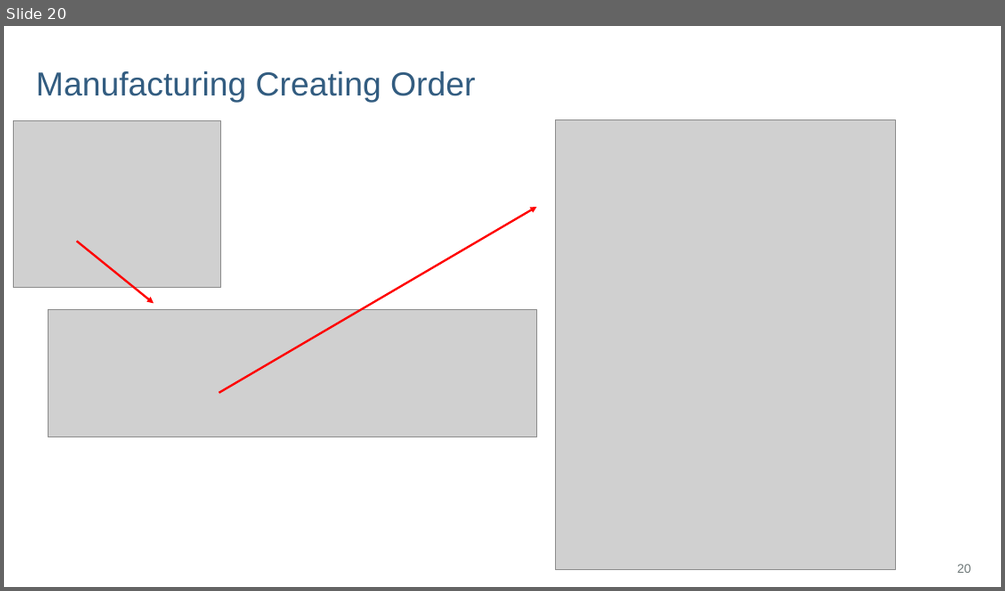
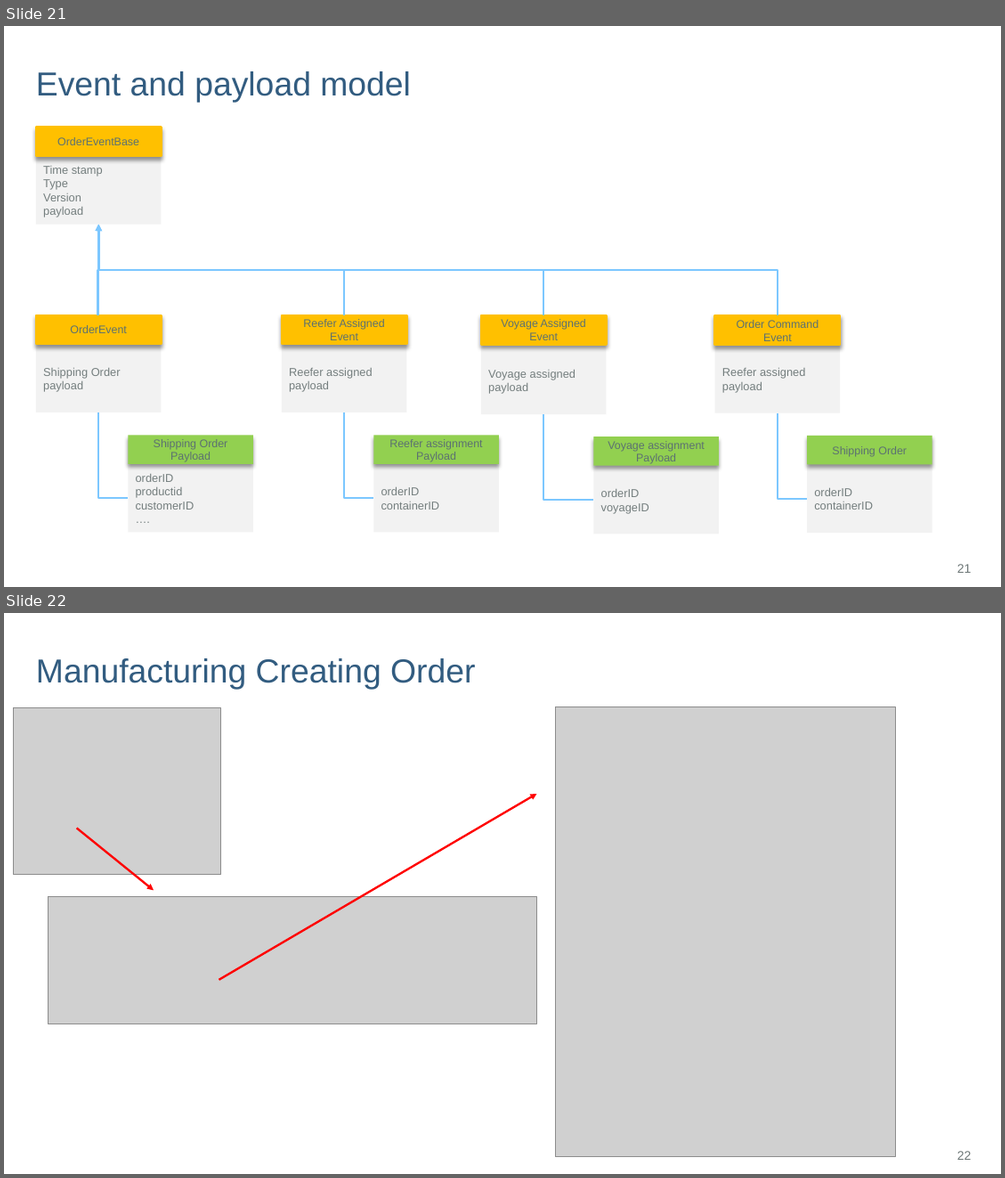
Before and after one commit to matthewpwilson/refarch-kc-order-ms, a slide deck: kc-order-diagrams.pptx. Shown one above the other, each under a label of ours: slide 20 before the commit, slides 21 and 22 after it. The pictures are 1005x591 and 1005x1178 pixels, drawn with LibreOffice and Linux fonts; fonts in the diff are those of the drawing; grey boxes stand for pictures; background and template pictures are left out. Boxes give left, top, right and bottom in pixels: in the first picture for what was removed or moved away, otherwise in the second. Text is boxed around its words. In the diff, an @@ line names an element or a change of style, - is before the commit and + after.

```diff
--- a/kc-order-diagrams.pptx
+++ b/kc-order-diagrams.pptx
@@ slide 21 added at bbox=[4, 26, 1001, 587], background #FFFFFF @@
@@ title added at bbox=[36, 71, 411, 103], 32 pt, text #325C80 @@
+Event and payload model
@@ rectangle added at bbox=[36, 127, 161, 156], fill #FFC000, outline #FFC000 2 pt, 10.7 pt, text #5C7171 @@
+OrderEventBase
@@ rectangle added at bbox=[36, 156, 161, 224], fill #F2F2F2, 11 pt, text #747E7E @@
+Time stamp
+Type
+Version
+payload
@@ elbow arrow added from (98, 315) to (99, 224), #7CC7FF 2 pt @@
@@ elbow arrow added from (344, 315) to (98, 224), #7CC7FF 2 pt @@
@@ elbow arrow added from (777, 315) to (98, 224), #7CC7FF 2 pt @@
@@ elbow arrow added from (544, 315) to (98, 224), #7CC7FF 2 pt @@
@@ rectangle added at bbox=[36, 315, 161, 345], fill #FFC000, outline #FFC000 2 pt, 10.7 pt, text #5C7171 @@
+OrderEvent
@@ rectangle added at bbox=[282, 315, 406, 345], fill #FFC000, outline #FFC000 2 pt, 10.7 pt, text #5C7171 @@
+Reefer Assigned Event
@@ rectangle added at bbox=[481, 315, 606, 345], fill #FFC000, outline #FFC000 2 pt, 10.7 pt, text #5C7171 @@
+Voyage Assigned Event
@@ rectangle added at bbox=[715, 315, 840, 345], fill #FFC000, outline #FFC000 2 pt, 10.7 pt, text #5C7171 @@
+Order Command Event
@@ rectangle added at bbox=[36, 344, 161, 412], fill #F2F2F2, 11 pt, text #747E7E @@
+Shipping Order payload
@@ rectangle added at bbox=[282, 344, 406, 412], fill #F2F2F2, 11 pt, text #747E7E @@
+Reefer assigned payload
@@ rectangle added at bbox=[715, 345, 840, 412], fill #F2F2F2, 11 pt, text #747E7E @@
+Reefer assigned payload
@@ rectangle added at bbox=[481, 346, 606, 414], fill #F2F2F2, 11 pt, text #747E7E @@
+Voyage assigned payload
@@ elbow line added from (98, 412) to (128, 498), #7CC7FF 2 pt @@
@@ elbow line added from (344, 412) to (373, 498), #7CC7FF 2 pt @@
@@ elbow line added from (544, 414) to (594, 500), #7CC7FF 2 pt @@
@@ elbow line added from (777, 412) to (807, 499), #7CC7FF 2 pt @@
@@ rectangle added at bbox=[128, 435, 253, 464], fill #92D050, 10.7 pt, text #5C7171 @@
+Shipping Order Payload
@@ rectangle added at bbox=[373, 435, 498, 464], fill #92D050, 10.7 pt, text #5C7171 @@
+Reefer assignment Payload
@@ rectangle added at bbox=[594, 436, 719, 466], fill #92D050, 10.7 pt, text #5C7171 @@
+Voyage assignment Payload
@@ rectangle added at bbox=[807, 435, 932, 464], fill #92D050, 10.7 pt, text #5C7171 @@
+Shipping Order
@@ rectangle added at bbox=[128, 464, 253, 532], fill #F2F2F2, 11 pt, text #747E7E @@
+orderID
+productid
+customerID
+….
@@ rectangle added at bbox=[373, 464, 498, 532], fill #F2F2F2, 11 pt, text #747E7E @@
+orderID
+containerID
@@ rectangle added at bbox=[594, 466, 719, 534], fill #F2F2F2, 11 pt, text #747E7E @@
+orderID
+voyageID
@@ rectangle added at bbox=[807, 464, 932, 532], fill #F2F2F2, 11 pt, text #747E7E @@
+orderID
+containerID
@@ page number added at bbox=[957, 564, 971, 572], 12 pt, text #6D7777 @@
+21
@@ what was slide 20 is now slide 22 @@
@@ page number at bbox=[957, 1151, 971, 1159]: text changed @@
-20
+22
```
Also in this commit, not shown: 1 other slide added, 16 other files.
